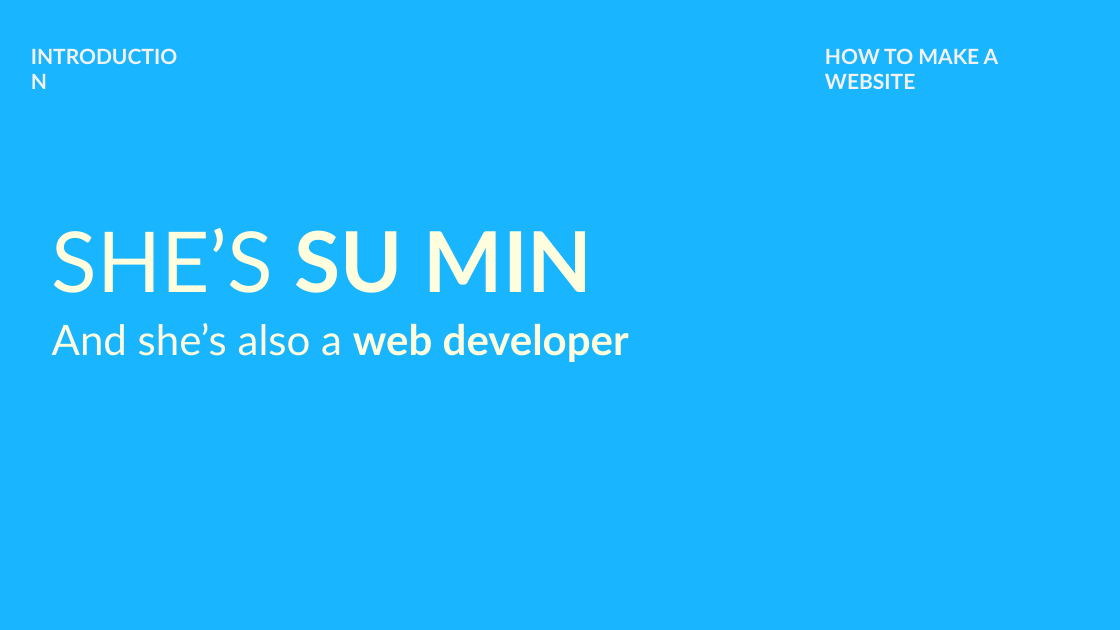
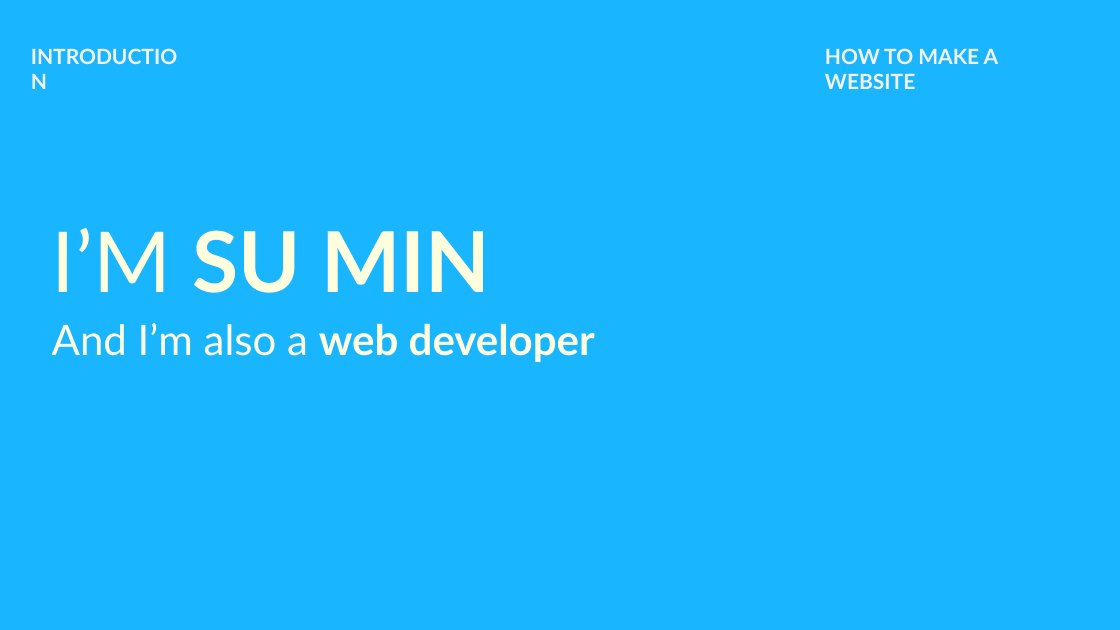
Before and after one commit to nimus0108/CodeDay-Spring, a slide deck: slide 3 of Presentation/How to Make a Website.pptx. Drawn at 1120x630 pixels with LibreOffice and Linux fonts; fonts in the diff are those of the drawing. Boxes give left, top, right and bottom in pixels: in the first picture for what was removed or moved away, otherwise in the second. Text is boxed around its words. In the diff, an @@ line names an element or a change of style, - is before the commit and + after.

```diff
--- a/Presentation/How to Make a Website.pptx
+++ b/Presentation/How to Make a Website.pptx
@@ title at bbox=[52, 228, 490, 293]: text changed; bold on @@
-SHE’S SU MIN
+I’M SU MIN
@@ text at bbox=[52, 323, 595, 362]: text changed; bold on @@
-And she’s also a web developer
+And I’m also a web developer
```
Also in this commit, not shown: 1 slide added, 1 other file.
